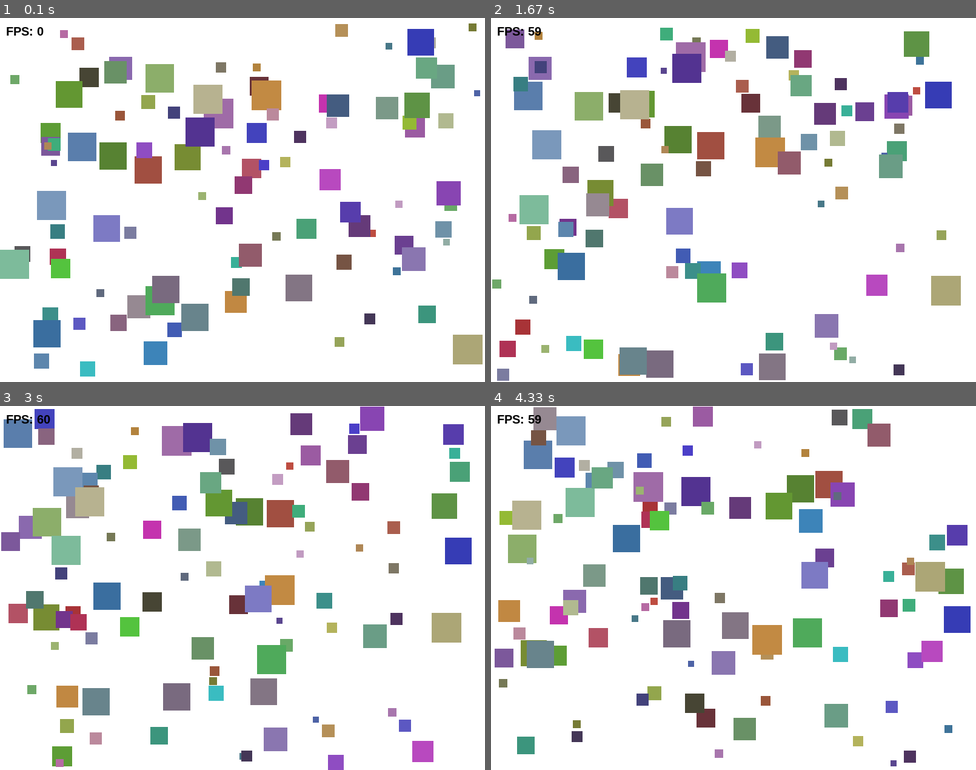
Above: before the commit, frames 1-4 (two rows, left to right).
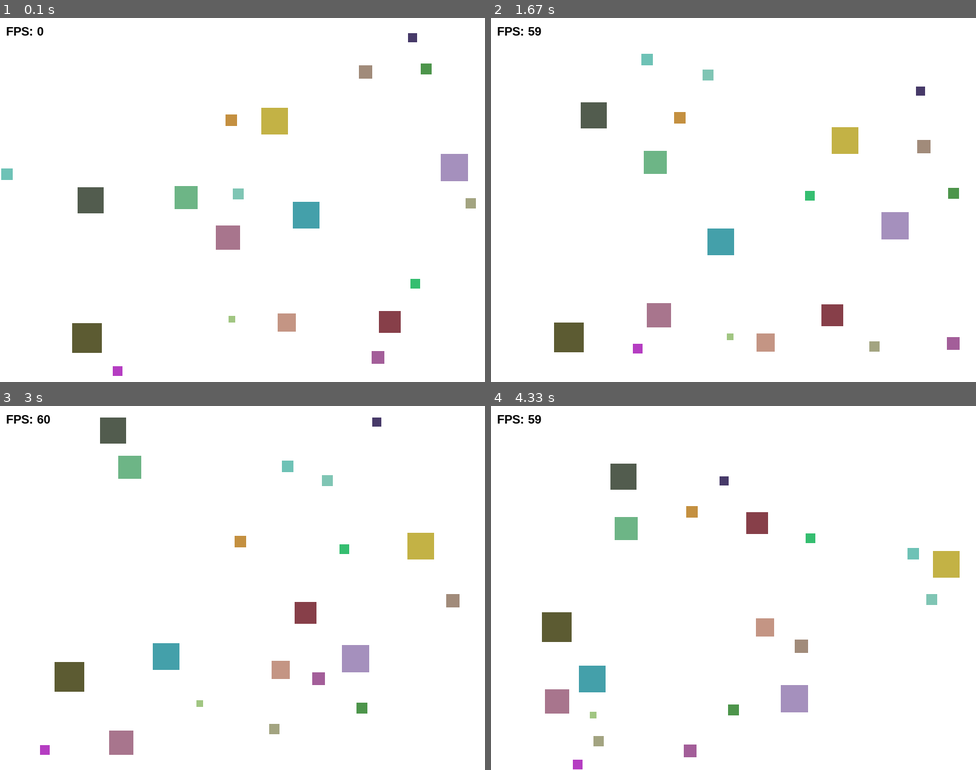
Above: after the commit, the same moments.

Repository: demod-s-tmg/lab8-pygame
Game: pygame game, started from main.py
Same seed, same stepped clock (60 frames per second), same inputs: the game is played once before the commit and once after it.
Inputs:
- Up to frame 1 (0.1 s): no input
- Up to frame 2 (1.67 s): no input
- Up to frame 3 (3 s): no input
- Up to frame 4 (4.33 s): no input

The runs differ from the first frame. In frame 1, 22% of the frame differs, in the area x 0-100%, y 1-99%; in frame 2, 21%; in frame 3, 22%, in the area x 0-98%, y 0-100%; in frame 4, 22%.

Commit message:
added flee feature

Diff:
--- a/main.py
+++ b/main.py
@@ -7,14 +7,16 @@
 
 SCREEN_WIDTH = 800
 SCREEN_HEIGHT = 600
-NUM_SQUARES = 100
+NUM_SQUARES = 20
 MIN_SIZE = 10
 MAX_SIZE = 50
 GLOBAL_MAX_SPEED = 4.0
 V_MAX = GLOBAL_MAX_SPEED
 V_MIN = 1.0
 JITTER_PROBABILITY = 0.04
-MAX_JITTER_ANGLE = 0.12  # Radians; about 6.9 degrees
+MAX_JITTER_ANGLE = 0.12
+
+FLEE_RADIUS = 60
 
 BACKGROUND_COLOR = (255, 255, 255)
 FPS = 60
@@ -41,6 +43,37 @@
             random.randint(50, 200),
         )
 
+    def flee(self, others: List["Square"]):
+        flee_vx = 0
+        flee_vy = 0
+        count = 0
+
+        center_x = self.x + self.size / 2
+        center_y = self.y + self.size / 2
+
+        for other in others:
+            if other is self:
+                continue
+
+            if other.size > self.size:
+                other_center_x = other.x + other.size / 2
+                other_center_y = other.y + other.size / 2
+
+                dx = center_x - other_center_x
+                dy = center_y - other_center_y
+                dist = math.hypot(dx, dy)
+
+                if 0 < dist < FLEE_RADIUS:
+                    flee_vx += dx / dist
+                    flee_vy += dy / dist
+                    count += 1
+
+        if count > 0:
+            mag = math.hypot(flee_vx, flee_vy)
+            if mag > 0:
+                self.vx = (flee_vx / mag) * self.max_speed
+                self.vy = (flee_vy / mag) * self.max_speed
+
     def update(self):
         if random.random() < JITTER_PROBABILITY:
             current_angle = math.atan2(self.vy, self.vx)
@@ -54,9 +87,18 @@
         self.x += self.vx
         self.y += self.vy
 
-        if self.x <= 0 or self.x + self.size >= SCREEN_WIDTH:
+        if self.x <= 0:
+            self.x = 0
             self.vx *= -1
-        if self.y <= 0 or self.y + self.size >= SCREEN_HEIGHT:
+        elif self.x + self.size >= SCREEN_WIDTH:
+            self.x = SCREEN_WIDTH - self.size
+            self.vx *= -1
+
+        if self.y <= 0:
+            self.y = 0
+            self.vy *= -1
+        elif self.y + self.size >= SCREEN_HEIGHT:
+            self.y = SCREEN_HEIGHT - self.size
             self.vy *= -1
 
     def draw(self, screen):
@@ -81,11 +123,7 @@
     clock = pygame.time.Clock()
     squares = create_squares(NUM_SQUARES)
 
-    # fps frame rate display
     font = pygame.font.SysFont("Arial", 20, bold=True)
-
-    clock = pygame.time.Clock()
-    squares = create_squares(NUM_SQUARES)
 
     running = True
     while running:
@@ -96,12 +134,12 @@
         screen.fill(BACKGROUND_COLOR)
 
         for square in squares:
+            square.flee(squares)
             square.update()
             square.draw(screen)
 
-            # Calculate FPS and render it to the screen
         fps_text = font.render(f"FPS: {int(clock.get_fps())}", True, (0, 0, 0))
-        screen.blit(fps_text, (10, 10))  # Positions it in the top-left corner
+        screen.blit(fps_text, (10, 10))
 
         pygame.display.flip()
         clock.tick(FPS)
Not shown, changed: README.md
Not shown, changed: JOURNAL.md
Not shown, changed: prompts_history.md
